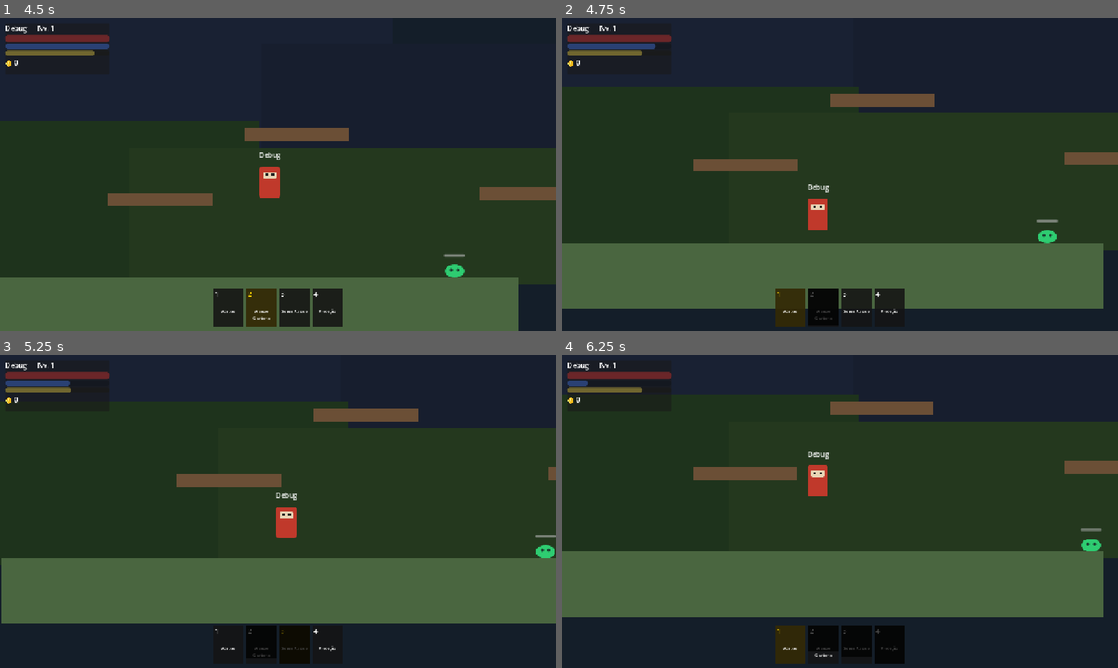
Above: before the commit, frames 1-4 (two rows, left to right).
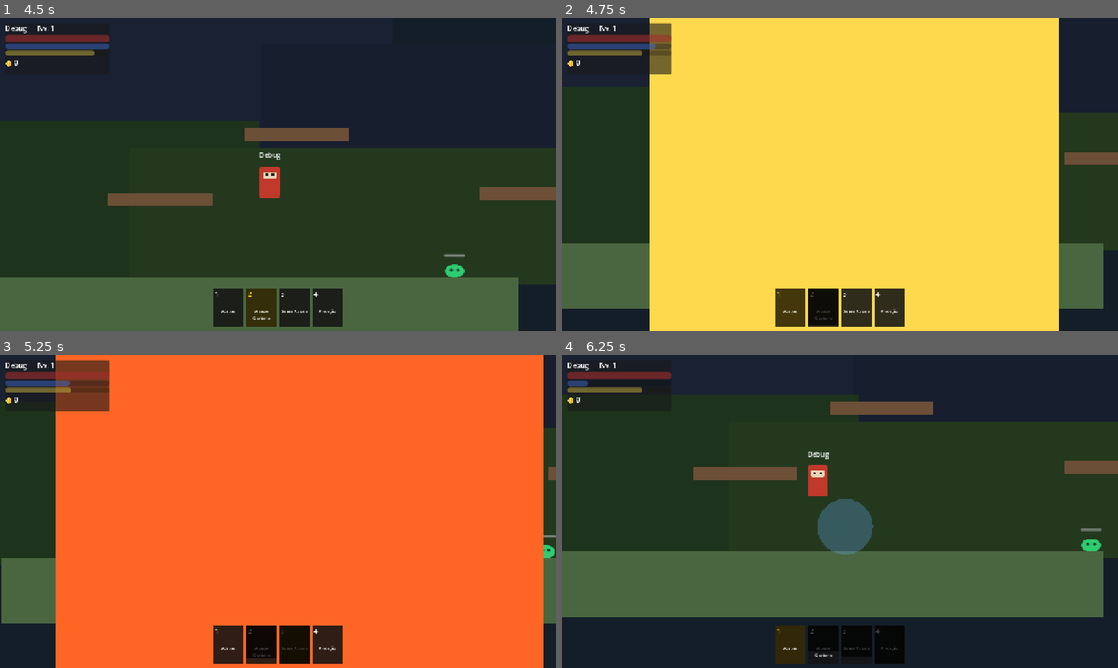
Above: after the commit, the same moments.

Repository: dalaveck/gamePlataform
Game: Godot game, scene res://scenes/maps/Map01.tscn
Same seed, same stepped clock (60 frames per second), same inputs: the game is played once before the commit and once after it. This scene is started directly instead of the project's main scene.
Inputs (mouse positions are in pixels of both pictures, inside the frame that each line leads up to):
- Up to frame 1 (4.5 s): move the mouse to (400, 158) at 0.52 s; hold D (move_right) 0.53-2.03 s; tap Z (attack) at 0.6, 1.35, 2.3, 3.05, 3.8 s; click (400, 158) at 0.67 s; tap Space (jump) at 0.77, 1.07, 1.52, 1.82, 3.02, 3.32, 3.77, 4.07 s; move the mouse to (166, 190) at 1.27 s; move the mouse to (333, 105) at 2.02 s; hold A (move_left) 2.03-2.78 s; tap Ctrl (dash) at 2.1 s; move the mouse to (250, 237) at 2.77 s; hold D (move_right) 2.78-4.28 s; tap Shift (run) at 2.85 s; click (250, 237) at 2.92 s; move the mouse to (444, 221) at 3.52 s; hold 1 3.53-4.28 s; move the mouse to (111, 127) at 4.27 s; hold A (move_left) from 4.28 s (still down); tap 2 at 4.35 s
- Up to frame 2 (4.75 s): keep holding A (move_left); tap Space (jump) at 4.52 s; tap Z (attack) at 4.55 s
- Up to frame 3 (5.25 s): tap Space (jump) at 4.82 s; move the mouse to (305, 511) at 5.02 s; release A (move_left) at 5.03 s; hold D (move_right) from 5.03 s (still down); hold 3 from 5.03 s (still down); click (305, 511) at 5.17 s
- Up to frame 4 (6.25 s): tap Z (attack) at 5.3, 6.05 s; move the mouse to (756, 433) at 5.77 s; release D (move_right) at 5.78 s; release 3 at 5.78 s; hold A (move_left) from 5.78 s (still down); tap 4 at 5.85 s; tap Space (jump) at 6.02 s

Frame 1 is identical in both runs. In frame 2, 72% of the frame differs, in the area x 15-90%, y 0-100%; in frame 3, 86%, in the area x 10-98%, y 0-100%; in frame 4, 1.4%.

Commit message:
feat: efeitos visuais para dano, cura e ataques especiais
Novo autoload VFX (procedural, sem assets externos):
- _burst de partículas, _ring (anel de choque) e floating_text (números)
- hit/damage_number/heal e special() temático por habilidade

Feedback de combate:
- Jogadores: flash + partículas + número ao receber dano; flash verde +
  partículas + "+HP" ao ser curado (em todos os peers via RPC call_local)
- Inimigos: flash + partículas + número via _hit_fx RPC (visível em todos);
  efeito de morte (poof + anel) ao serem derrotados

Efeitos dos ataques especiais:
- Guerreiro: anel dourado (giratório), explosão laranja (super), escudo azul (proteção)
- Clérigo: anel verde de cura, jato de fogo, jato roxo da maldição
- Arqueiro: faíscas (flechas múltiplas), rastro ciano (avassaladora),
  explosão laranja com anel no impacto da flecha explosiva

https://claude.ai/code/session_01Q1uwAD8oSrhS8AHp2BL2Ts

Diff:
--- a/project.godot
+++ b/project.godot
@@ -27,6 +27,7 @@
 NetworkManager="*res://scripts/autoloads/NetworkManager.gd"
 SaveSystem="*res://scripts/autoloads/SaveSystem.gd"
 SessionData="*res://scripts/autoloads/SessionData.gd"
+VFX="*res://scripts/autoloads/VFX.gd"
 
 [display]
 
--- /dev/null
+++ b/scripts/autoloads/VFX.gd
@@ -0,0 +1,122 @@
+extends Node
+
+## Efeitos visuais procedurais (sem assets externos).
+## Gera partículas, anéis de choque e números flutuantes no current_scene.
+## Chamado em pontos de dano/cura e nos ataques especiais dos personagens.
+
+func _scene() -> Node:
+	return get_tree().current_scene if get_tree() else null
+
+# ─── Feedback de combate ───────────────────────────────────
+func hit(pos: Vector2, color: Color = Color(1.0, 0.45, 0.35)) -> void:
+	_burst(pos, color, 12, 170.0, 0.4, 2.6)
+
+func damage_number(pos: Vector2, amount: int, color: Color = Color(1.0, 0.6, 0.4)) -> void:
+	floating_text(pos, str(amount), color)
+
+func heal(pos: Vector2, amount: int = 0) -> void:
+	_burst(pos, Color(0.4, 1.0, 0.55), 14, 80.0, 0.7, -40.0)
+	_ring(pos, Color(0.5, 1.0, 0.6), 28.0, 0.45)
+	if amount > 0:
+		floating_text(pos, "+%d" % amount, Color(0.55, 1.0, 0.65))
+
+# ─── Efeitos dos ataques especiais ─────────────────────────
+func special(pos: Vector2, kind: String) -> void:
+	match kind:
+		"spin":            # giratório do guerreiro
+			_ring(pos, Color(1.0, 0.9, 0.4), 96.0, 0.35)
+			_burst(pos, Color(1.0, 0.85, 0.3), 18, 220.0, 0.4, 200.0)
+		"power":           # super ataque do guerreiro
+			_burst(pos, Color(1.0, 0.4, 0.15), 22, 280.0, 0.45, 250.0)
+			_ring(pos, Color(1.0, 0.5, 0.2), 50.0, 0.3)
+		"protect":         # buff de proteção
+			_ring(pos, Color(0.4, 0.7, 1.0), 60.0, 0.5)
+			_burst(pos, Color(0.5, 0.8, 1.0), 14, 90.0, 0.6, -30.0)
+		"heal_cast":       # conjuração da cura maior
+			_ring(pos, Color(0.5, 1.0, 0.6), 80.0, 0.5)
+			_burst(pos, Color(0.6, 1.0, 0.7), 18, 110.0, 0.7, -60.0)
+		"fireball":        # bola de fogo
+			_burst(pos, Color(1.0, 0.3, 0.05), 16, 130.0, 0.4, 120.0)
+		"curse":           # maldição imperdoável
+			_burst(pos, Color(0.6, 0.1, 0.9), 16, 120.0, 0.5, 60.0)
+			_ring(pos, Color(0.55, 0.0, 0.9), 26.0, 0.4)
+		"multishot":       # flechas múltiplas
+			_burst(pos, Color(1.0, 0.95, 0.5), 10, 140.0, 0.3, 150.0)
+		"penetrate":       # flecha avassaladora
+			_burst(pos, Color(0.4, 0.9, 1.0), 12, 160.0, 0.35, 100.0)
+		"explosion":       # impacto da flecha explosiva
+			_burst(pos, Color(1.0, 0.55, 0.1), 24, 260.0, 0.5, 220.0)
+			_ring(pos, Color(1.0, 0.6, 0.15), 70.0, 0.35)
+		"death":           # inimigo derrotado
+			_burst(pos, Color(0.85, 0.85, 0.9), 18, 200.0, 0.5, 260.0)
+			_ring(pos, Color(0.9, 0.9, 0.95), 34.0, 0.4)
+		_:
+			_burst(pos, Color.WHITE, 12, 150.0, 0.4, 200.0)
+
+# ─── Primitivas ────────────────────────────────────────────
+func _burst(pos: Vector2, color: Color, amount: int, vmax: float, life: float, psize: float, grav: float = 260.0) -> void:
+	var s := _scene()
+	if s == null:
+		return
+	var p := CPUParticles2D.new()
+	p.emitting              = true
+	p.one_shot              = true
+	p.amount                = amount
+	p.lifetime              = life
+	p.explosiveness         = 1.0
+	p.direction             = Vector2.UP
+	p.spread                = 180.0
+	p.initial_velocity_min  = vmax * 0.4
+	p.initial_velocity_max  = vmax
+	p.gravity               = Vector2(0.0, grav)
+	p.scale_amount_min      = psize * 1.6
+	p.scale_amount_max      = psize * 3.0
+	p.color                 = color
+	p.z_index               = 50
+	s.add_child(p)
+	p.global_position = pos
+	p.finished.connect(p.queue_free)
+
+func _ring(pos: Vector2, color: Color, radius: float, duration: float = 0.4) -> void:
+	var s := _scene()
+	if s == null:
+		return
+	var poly := Polygon2D.new()
+	poly.polygon  = _circle_points(radius, 24)
+	poly.color    = Color(color.r, color.g, color.b, 0.45)
+	poly.z_index  = 49
+	s.add_child(poly)
+	poly.global_position = pos
+	poly.scale = Vector2(0.2, 0.2)
+	var tw := poly.create_tween()
+	tw.set_parallel(true)
+	tw.tween_property(poly, "scale", Vector2(1.6, 1.6), duration)
+	tw.tween_property(poly, "modulate:a", 0.0, duration)
+	tw.chain().tween_callback(poly.queue_free)
+
+func floating_text(pos: Vector2, text: String, color: Color) -> void:
+	var s := _scene()
+	if s == null:
+		return
+	var holder := Node2D.new()
+	holder.z_index = 100
+	s.add_child(holder)
+	holder.global_position = pos + Vector2(0.0, -22.0)
+	var lbl := Label.new()
+	lbl.text = text
+	lbl.modulate = color
+	lbl.position = Vector2(-12.0, -8.0)
+	lbl.add_theme_font_size_override("font_size", 14)
+	holder.add_child(lbl)
+	var tw := holder.create_tween()
+	tw.set_parallel(true)
+	tw.tween_property(holder, "global_position", holder.global_position + Vector2(0.0, -30.0), 0.7)
+	tw.tween_property(lbl, "modulate:a", 0.0, 0.7)
+	tw.chain().tween_callback(holder.queue_free)
+
+func _circle_points(radius: float, segments: int) -> PackedVector2Array:
+	var pts := PackedVector2Array()
+	for i in segments:
+		var a := TAU * float(i) / float(segments)
+		pts.append(Vector2(cos(a), sin(a)) * radius)
+	return pts
--- a/scripts/characters/Archer.gd
+++ b/scripts/characters/Archer.gd
@@ -72,6 +72,7 @@
 		return false
 	if animation:
 		animation.play("skill_multishot")
+	VFX.special(arrow_spawn_point.global_position, "multishot")
 	var total   := MULTI_ARROW_COUNT
 	var half    := (total - 1) / 2.0
 	var aim_dir := _get_aim_direction()
@@ -96,6 +97,7 @@
 		return false
 	if animation:
 		animation.play("skill_rain_arrows")
+	VFX.special(arrow_spawn_point.global_position, "penetrate")
 	_fire_arrow(penetrating_arrow_scene, _penetr_data.damage_multiplier, 0.0)
 	return true
 
--- a/scripts/characters/BaseCharacter.gd
+++ b/scripts/characters/BaseCharacter.gd
@@ -158,6 +158,15 @@
 	_damage_reduction       = reduction
 	_damage_reduction_timer = duration
 
+# ─── Flash do sprite (feedback de dano/cura) ───────────────
+func _flash(color: Color) -> void:
+	if sprite == null:
+		return
+	var base := sprite.modulate
+	sprite.modulate = color
+	var tw := create_tween()
+	tw.tween_property(sprite, "modulate", base, 0.18)
+
 # ─── Sobrescrever nas subclasses ───────────────────────────
 func _perform_attack() -> void:
 	pass
@@ -183,6 +192,9 @@
 	var final := int(amount * (1.0 - _damage_reduction))
 	stats.take_damage(final)
 	EventBus.player_damaged.emit(peer_id, final)
+	VFX.hit(global_position, Color(1.0, 0.4, 0.4))
+	VFX.damage_number(global_position, final, Color(1.0, 0.5, 0.5))
+	_flash(Color(1.6, 1.0, 1.0))
 
 ## Empurrão recebido (ex.: ataque de Boss/MiniBoss). Aplicado na autoridade
 ## local do personagem; em peers remotos não tem efeito (physics não roda).
@@ -198,6 +210,8 @@
 		return
 	stats.heal(amount)
 	EventBus.player_healed.emit(peer_id, amount)
+	VFX.heal(global_position, amount)
+	_flash(Color(1.0, 1.4, 1.0))
 
 ## Cura percentual (HP e SP) com base no máximo do próprio alvo.
 ## Usada pela Cura Maior do Clérigo em si e em aliados no coop.
@@ -210,6 +224,8 @@
 	if sp_percent > 0.0:
 		stats.restore_sp(int(stats.max_sp * sp_percent))
 	EventBus.player_healed.emit(peer_id, hp_amount)
+	VFX.heal(global_position, hp_amount)
+	_flash(Color(1.0, 1.4, 1.0))
 
 func _on_died() -> void:
 	EventBus.player_died.emit(peer_id)
--- a/scripts/characters/Cleric.gd
+++ b/scripts/characters/Cleric.gd
@@ -66,6 +66,7 @@
 		return false
 	if animation:
 		animation.play("skill_heal")
+	VFX.special(global_position, "heal_cast")
 	# Cura o próprio clérigo e todos os aliados dentro do raio (coop).
 	# Cada alvo recupera a % do próprio máximo (calculado em cada peer).
 	for player in get_tree().get_nodes_in_group("players"):
@@ -109,6 +110,7 @@
 	fb.global_position = spell_spawn_point.global_position
 	var dmg := int((stats.atk * 0.5 + stats.magic_power) * _fireball_data.damage_multiplier)
 	fb.setup(_get_aim_direction(), dmg, peer_id)
+	VFX.special(spell_spawn_point.global_position, "fireball")
 
 func _spawn_cursed_bolt() -> void:
 	if cursed_bolt_scene == null:
@@ -118,3 +120,4 @@
 	cb.global_position = spell_spawn_point.global_position
 	var dmg := int((stats.atk * 0.5 + stats.magic_power) * _curse_data.damage_multiplier)
 	cb.setup(_get_aim_direction(), dmg, peer_id)
+	VFX.special(spell_spawn_point.global_position, "curse")
--- a/scripts/characters/Warrior.gd
+++ b/scripts/characters/Warrior.gd
@@ -92,6 +92,7 @@
 		return false
 	if animation:
 		animation.play("skill_whirlwind")
+	VFX.special(global_position, "spin")
 	var dmg := int(stats.atk * _spin_data.damage_multiplier)
 	# Acerta ambos os lados (360°) dentro do raio e empurra radialmente
 	for enemy in get_tree().get_nodes_in_group("enemies"):
@@ -113,6 +114,7 @@
 	_current_dmg_mult  = _strike_data.damage_multiplier
 	_current_knockback = SUPER_KNOCKBACK
 	_current_kb_penetr = SUPER_KB_PENETR
+	VFX.special(global_position + Vector2(movement.facing_direction * 30.0, 0.0), "power")
 	_activate_sword_hitbox()
 	return true
 
@@ -122,6 +124,7 @@
 		return false
 	if animation:
 		animation.play("skill_shield_bash")
+	VFX.special(global_position, "protect")
 	_broadcast_protection.rpc()
 	return true
 
--- a/scripts/enemies/BaseEnemy.gd
+++ b/scripts/enemies/BaseEnemy.gd
@@ -147,10 +147,26 @@
 		return
 	var mitigated := max(1, amount - (enemy_data.defense if enemy_data else 0))
 	current_hp = max(0, current_hp - mitigated)
+	_hit_fx.rpc(mitigated)
 	if current_hp == 0:
 		_die_synced.rpc(attacker_peer_id)
 	elif current_state == EnemyState.IDLE or current_state == EnemyState.PATROL:
 		current_state = EnemyState.CHASE
+
+## Efeito de impacto exibido em todos os peers (cosmético).
+@rpc("authority", "call_local", "unreliable")
+func _hit_fx(amount: int) -> void:
+	VFX.hit(global_position, Color(1.0, 0.85, 0.3))
+	VFX.damage_number(global_position, amount, Color(1.0, 0.95, 0.6))
+	_flash(Color(1.8, 1.4, 1.4))
+
+func _flash(color: Color) -> void:
+	if sprite == null:
+		return
+	var base := sprite.modulate
+	sprite.modulate = color
+	var tw := create_tween()
+	tw.tween_property(sprite, "modulate", base, 0.16)
 
 # ─── Knockback (empurrão) ──────────────────────────────────
 ## resist_factor: 0.0 ignora a resistência do alvo, 1.0 aplica integralmente.
@@ -205,6 +221,7 @@
 	current_state = EnemyState.DEAD
 	current_hp    = 0
 	velocity      = Vector2.ZERO
+	VFX.special(global_position, "death")
 	xp_component.distribute_rewards(killer_peer_id)
 	EventBus.enemy_killed.emit(enemy_data, killer_peer_id)
 	if animation:
--- a/scripts/projectiles/ExplosiveArrow.gd
+++ b/scripts/projectiles/ExplosiveArrow.gd
@@ -14,6 +14,7 @@
 	_explode()
 
 func _explode() -> void:
+	VFX.special(global_position, "explosion")
 	for enemy in get_tree().get_nodes_in_group("enemies"):
 		var enemy_pos := (enemy as Node2D).global_position
 		if global_position.distance_to(enemy_pos) <= EXPLOSION_RADIUS:
